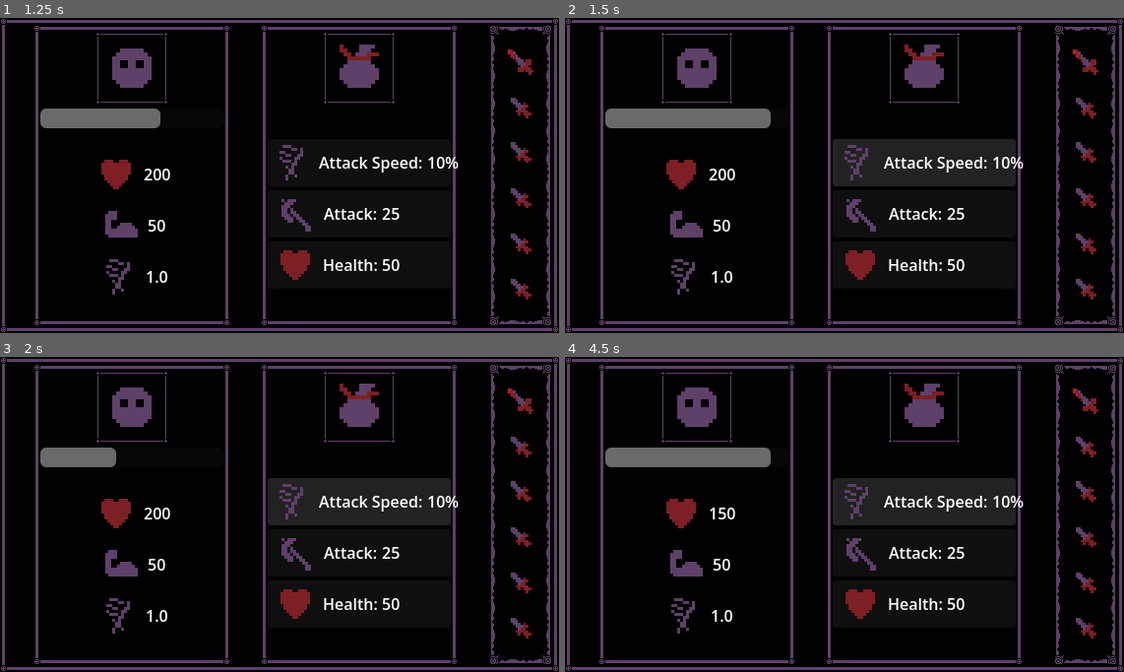
Above: before the commit, frames 1-4 (two rows, left to right).
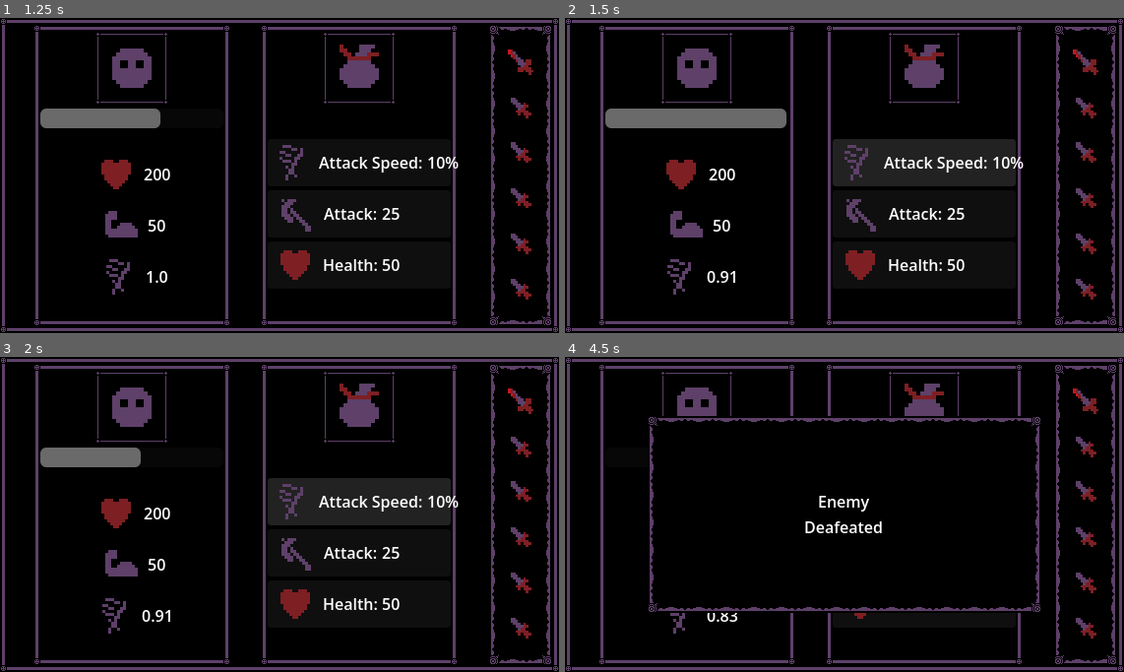
Above: after the commit, the same moments.

Repository: where-fore/blood-moon
Game: Godot game, scene res://loose/main.tscn
Same seed, same stepped clock (60 frames per second), same inputs: the game is played once before the commit and once after it.
Inputs (mouse positions are in pixels of both pictures, inside the frame that each line leads up to):
- Up to frame 1 (1.25 s): click (357, 162) at 0.52 s
- Up to frame 2 (1.5 s): click (922, 162) at 1.27 s
- Up to frame 3 (2 s): no input
- Up to frame 4 (4.5 s): click (922, 501) at 2.02 s; click (844, 514) at 4.25 s, where only the run after the commit has a clickable "Enemy Deafeated"

Frame 1 is identical in both runs. In frame 2, 0.5% of the frame differs, in the area x 18-40%, y 28-88%; in frame 3, 0.6%; in frame 4, 12%, in the area x 7-86%, y 18-88%.

Commit message:
rewards affect stats

Diff:
--- a/project/autoload/basic_events.gd
+++ b/project/autoload/basic_events.gd
@@ -6,4 +6,5 @@
 signal ui_update()
 signal combatant_died(combatant_who_died:Combatant)
 signal start_combat()
+signal reward_chosen(reward:Reward)
 @warning_ignore_restore("unused_signal")
--- a/project/temp tests/combatant.gd
+++ b/project/temp tests/combatant.gd
@@ -5,7 +5,13 @@
 @export var starting_attack:int
 @export var base_attack_speed:int
 
-var is_the_player:bool = false
+var is_the_player:bool = false:
+	set(value):
+		is_the_player = value
+		if is_the_player:
+			BasicEvents.reward_chosen.connect(upgrade_with_reward)
+		else:
+			BasicEvents.reward_chosen.disconnect(upgrade_with_reward)
 
 var current_max_health:int
 var current_sustained_damage:int:
@@ -32,6 +38,7 @@
 	if not base_attack_speed: push_error("starting_turn_cooldown not initialized on: ", name)
 	reset_stats_to_starting_base()
 
+
 func _process(delta: float) -> void:
 	if active_in_combat:
 		increment_turn_timer(delta)
@@ -55,6 +62,12 @@
 	elapsed_turn_timer = 0
 	UiEvents.combatant_ui_update.emit(self)
 
+func upgrade_with_reward(reward:Reward) -> void:
+	match reward.stat:
+		Stats.stats.health: current_max_health += reward.value
+		Stats.stats.attack: current_attack += reward.value
+		Stats.stats.attack_speed_multiplier: current_attack_speed_multiplier += reward.value
+
 func reset_stats_to_starting_base() -> void:
 	current_max_health = starting_max_health
 	current_attack = starting_attack
--- a/project/temp tests/combatant_ui.gd
+++ b/project/temp tests/combatant_ui.gd
@@ -14,4 +14,4 @@
 	if combatant == combatant_to_track:
 		health_label.text = str(combatant.current_max_health - combatant.current_sustained_damage)
 		attack_label.text = str(combatant.current_attack)
-		speed_label.text = str(combatant.current_attack_speed)
+		speed_label.text = str(snappedf(combatant.current_attack_speed, 0.01))
--- a/project/temp tests/reward_choice.gd
+++ b/project/temp tests/reward_choice.gd
@@ -15,3 +15,8 @@
 	if reward.stat == Stats.stats.attack_speed_multiplier: text_to_set += "%"
 
 	value_label.text = text_to_set
+
+
+func _on_button_pressed() -> void:
+	BasicEvents.reward_chosen.emit(reward)
+	#signal that rewards are done, and the scene should change or something
--- a/project/temp tests/reward_choice.tscn
+++ b/project/temp tests/reward_choice.tscn
@@ -49,3 +49,5 @@
 [node name="Label2" type="Label" parent="HBoxContainer" unique_id=1461367809]
 layout_mode = 2
 text = "200"
+
+[connection signal="pressed" from="Button" to="." method="_on_button_pressed"]
